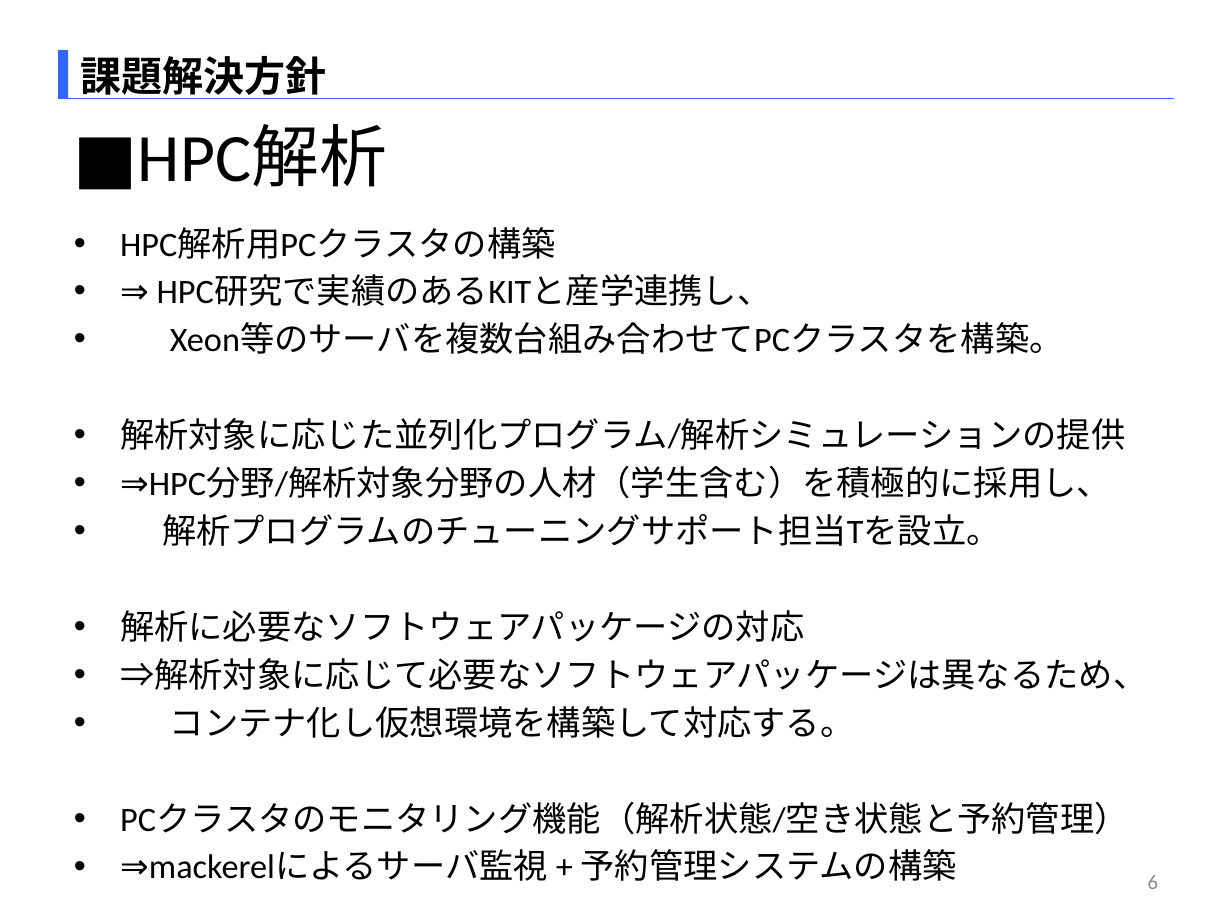
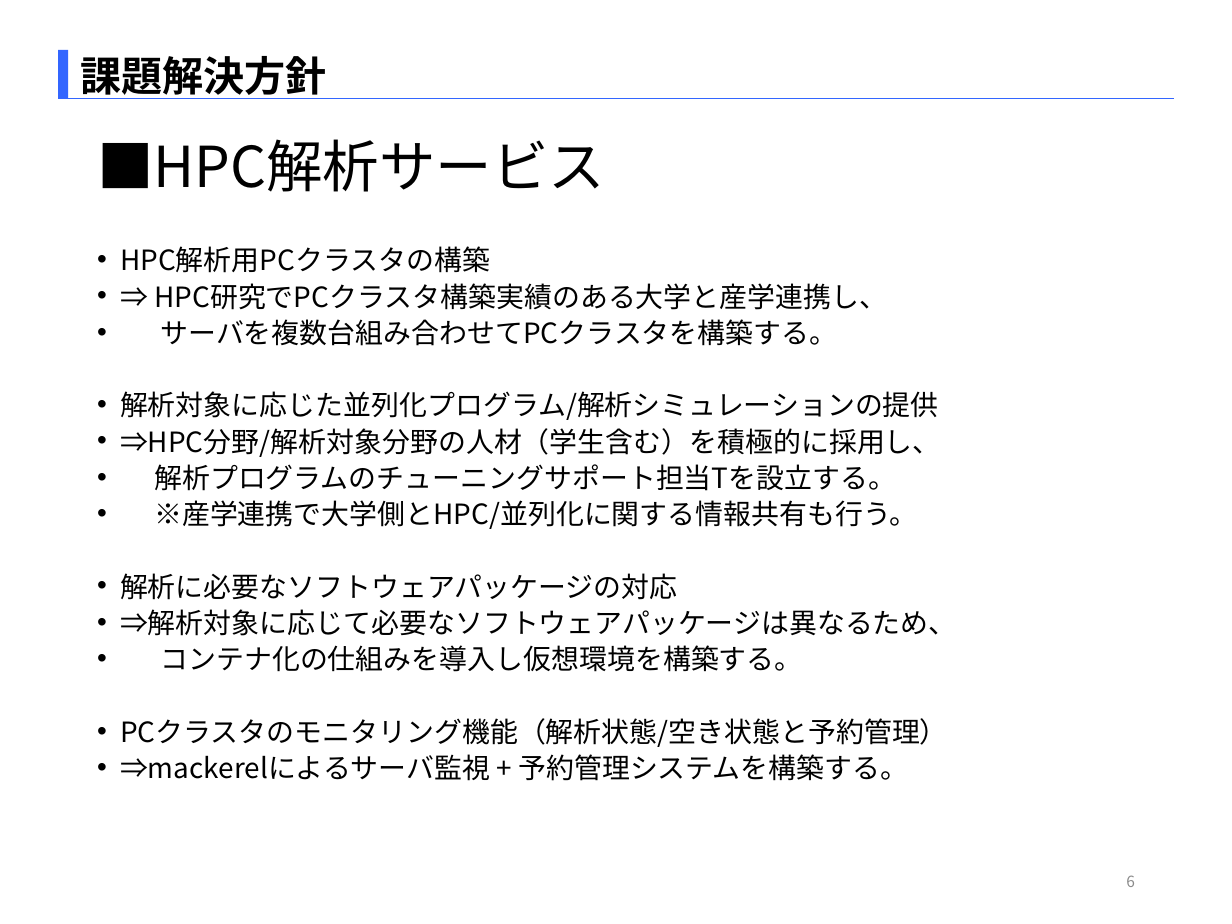
Before and after one commit to SITH-YN/PythonTool, a slide deck: slide 6 of Temp/EMB本部_中村洋太_290863_[HPC解析_CC&ECサービス].pptx. Drawn at 1232x924 pixels with LibreOffice and Linux fonts; fonts in the diff are those of the drawing. Boxes give left, top, right and bottom in pixels: in the first picture for what was removed or moved away, otherwise in the second. Text is boxed around its words. In the diff, an @@ line names an element or a change of style, - is before the commit and + after.

```diff
--- a/Temp/EMB本部_中村洋太_290863_[HPC解析_CC&ECサービス].pptx
+++ b/Temp/EMB本部_中村洋太_290863_[HPC解析_CC&ECサービス].pptx
@@ title at bbox=[97, 139, 605, 192]: text changed; size 39.6 to 33 pt; font Calibri to Noto Sans CJK JP @@
-■HPC解析
+■HPC解析サービス
@@ text "HPC解析用PCクラスタの構築": place and size @@
-text "HPC解析用PCクラスタの構築" at bbox=[120, 227, 1147, 834]
+text "HPC解析用PCクラスタの構築" at bbox=[120, 246, 957, 781]
@@ text at bbox=[120, 246, 957, 747]: size 20 to 16.3 pt, font Calibri to Noto Sans CJK JP in "HPC解析用PCクラスタの構築", "解析対象に応じた並列化プログラム/解析シミュレーションの提供", "⇒HPC分野/解析対象分野の人材（学生含む）を積極的に採用し、", "解析に必要なソフトウェアパッケージの対応" and 2 more places; indent changed; line spacing 1 to 0.7; more space between paragraphs @@
@@ text at bbox=[154, 283, 887, 346]: text changed; size 20 to 16.3 pt; font Calibri to Noto Sans CJK JP @@
-• ⇒ HPC研究で実績のあるKITと産学連携し、
-• Xeon等のサーバを複数台組み合わせてPCクラスタを構築。
+• ⇒ HPC研究でPCクラスタ構築実績のある大学と産学連携し、
+• サーバを複数台組み合わせてPCクラスタを構築する。
@@ text at bbox=[154, 464, 917, 529]: text changed; size 20 to 16.3 pt; font Calibri to Noto Sans CJK JP @@
-• 解析プログラムのチューニングサポート担当Tを設立。
+• 解析プログラムのチューニングサポート担当Tを設立する。
+• ※産学連携で大学側とHPC/並列化に関する情報共有も行う。
@@ text at bbox=[160, 645, 802, 672]: text changed; size 20 to 16.3 pt; font Calibri to Noto Sans CJK JP @@
-• コンテナ化し仮想環境を構築して対応する。
+• コンテナ化の仕組みを導入し仮想環境を構築する。
@@ text at bbox=[120, 754, 908, 781]: text changed; size 20 to 16.3 pt; font Calibri to Noto Sans CJK JP @@
-• ⇒mackerelによるサーバ監視 + 予約管理システムの構築
+• ⇒mackerelによるサーバ監視 + 予約管理システムを構築する。
@@ page number: place and size @@
-page number at bbox=[1148, 875, 1158, 889]
+page number at bbox=[1126, 875, 1135, 887]
@@ page number at bbox=[1126, 875, 1135, 887]: size 12 to 9 pt, font Calibri to Noto Sans CJK JP @@
```
Also in this commit, not shown: 9 other slides changed, 3 slides added, 1 slide removed.
